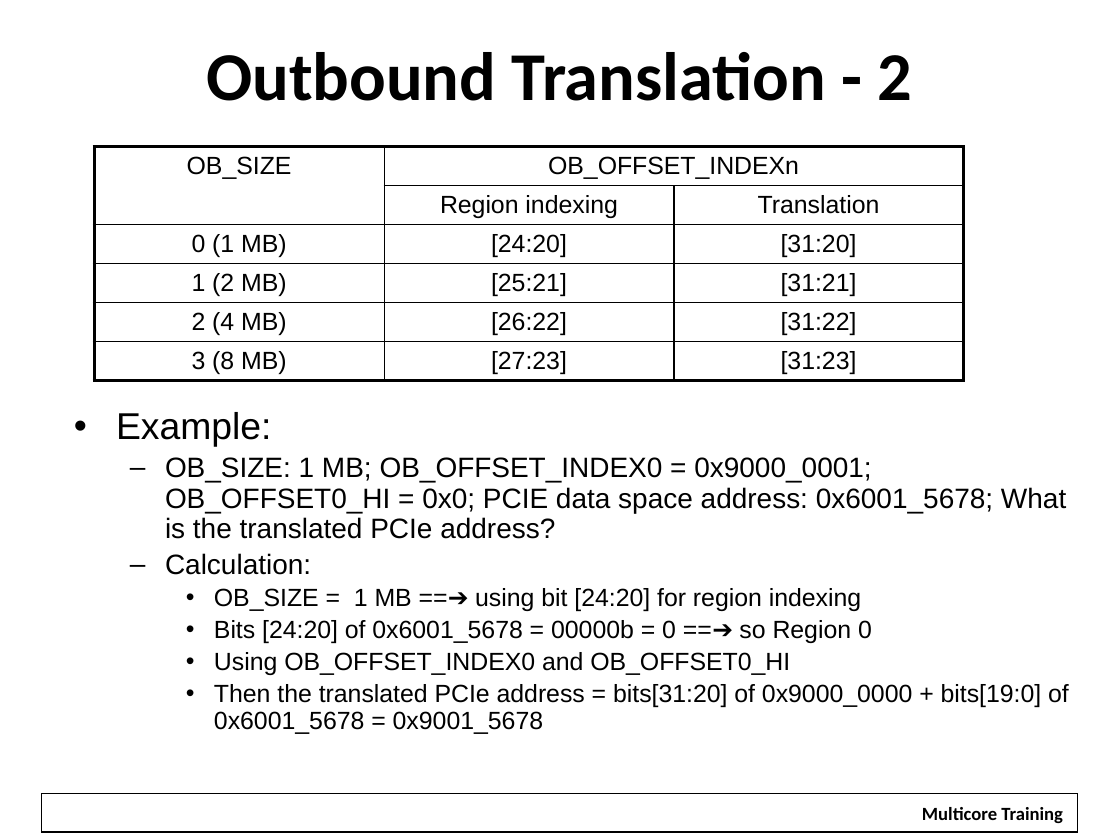
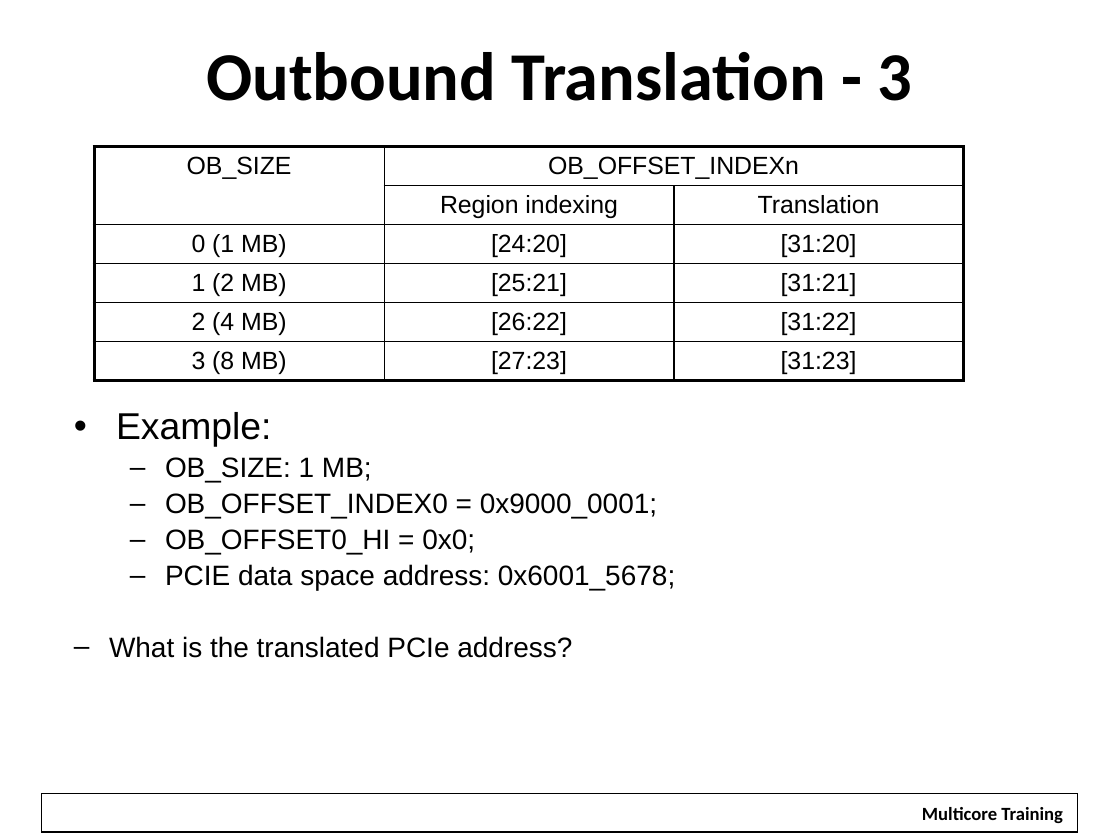
Before and after one commit to hari1989/keystone-workshop, a slide deck: slide 11 of slides/KeyStone PCI Express.pptx (slide 10 before the commit). Drawn at 1120x840 pixels with LibreOffice and Linux fonts; fonts in the diff are those of the drawing; background and template pictures are left out. Boxes give left, top, right and bottom in pixels: in the first picture for what was removed or moved away, otherwise in the second. Text is boxed around its words. In the diff, an @@ line names an element or a change of style, - is before the commit and + after.

```diff
--- a/slides/KeyStone PCI Express.pptx
+++ b/slides/KeyStone PCI Express.pptx
@@ title at <box>206,52,913,101</box>: text changed @@
-Outbound Translation - 2
+Outbound Translation - 3
@@ text at <box>109,457,675,658</box>: text changed; size 16 to 18 pt @@
-  – OB_SIZE: 1 MB; OB_OFFSET_INDEX0 = 0x9000_0001; OB_OFFSET0_HI = 0x0; PCIE data space address: 0x6001_5678; What is the translated PCIe address?
-  – Calculation:
-    • OB_SIZE = 1 MB ==➔ using bit [24:20] for region indexing
-    • Bits [24:20] of 0x6001_5678 = 00000b = 0 ==➔ so Region 0
-    • Using OB_OFFSET_INDEX0 and OB_OFFSET0_HI
-    • Then the translated PCIe address = bits[31:20] of 0x9000_0000 + bits[19:0] of 0x6001_5678 = 0x9001_5678
+  – OB_SIZE: 1 MB;
+  – OB_OFFSET_INDEX0 = 0x9000_0001;
+  – OB_OFFSET0_HI = 0x0;
+  – PCIE data space address: 0x6001_5678;
+– What is the translated PCIe address?
```
Also in this commit, not shown: 9 other slides changed, 5 slides added, 6 slides removed.
